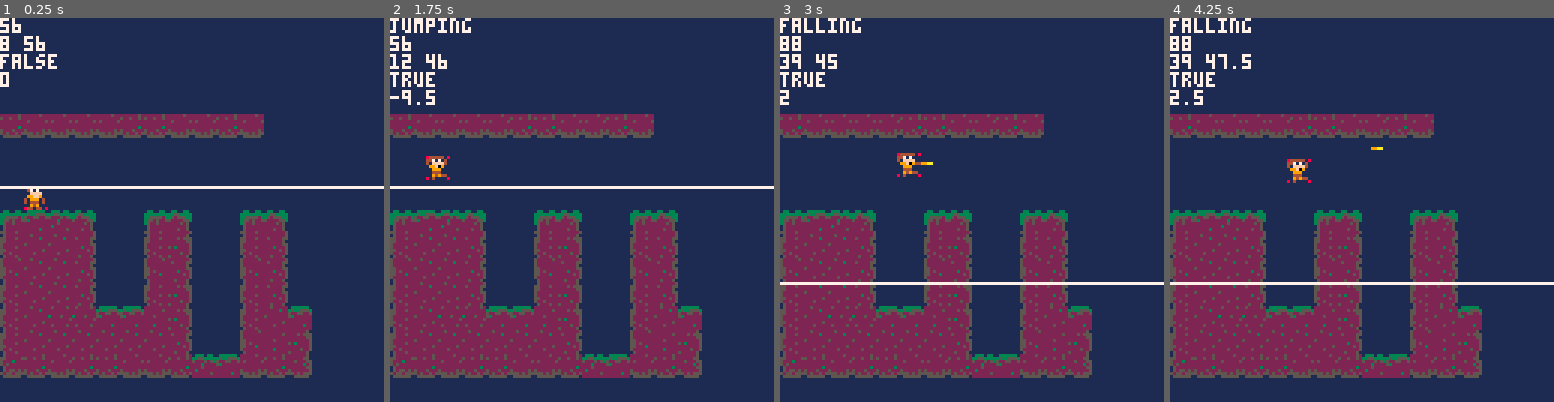
Above: before the commit, frames 1-4 (left to right).
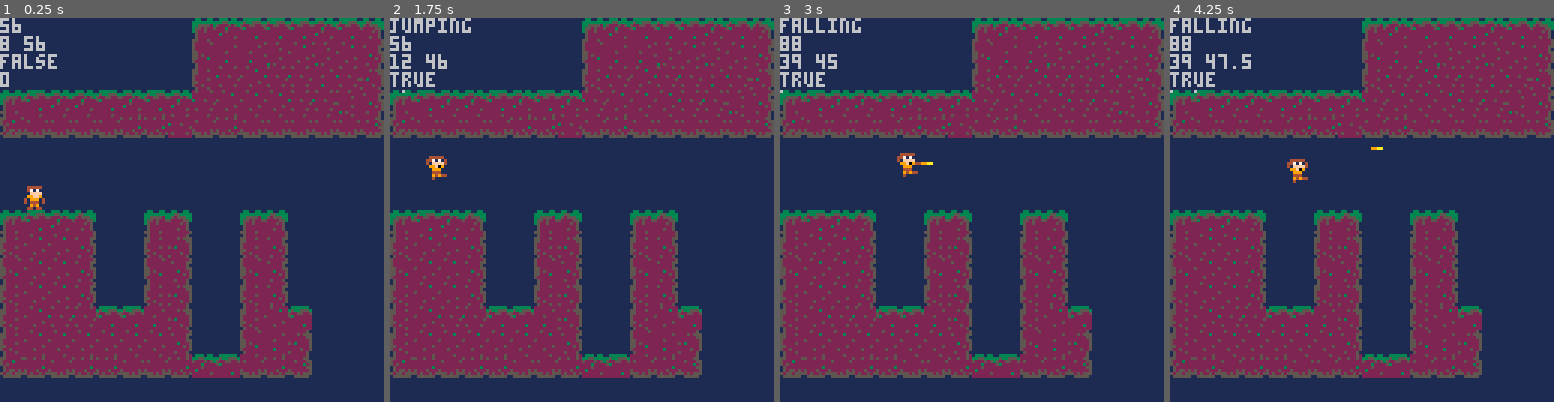
Above: after the commit, the same moments.

Repository: RicoP/picowiese
Game: PICO-8 cartridge mmm.p8
Same seed, same stepped clock (60 frames per second), same inputs: the game is played once before the commit and once after it.
Inputs:
- Up to frame 1 (0.25 s): no input
- Up to frame 2 (1.75 s): tap X (X key) at 0.33, 1.07 s; tap O (Z key) at 0.7, 1.7 s; hold Right from 1.6 s (still down)
- Up to frame 3 (3 s): tap X (X key) at 1.85, 2.97 s; release Right at 2.1 s; tap O (Z key) at 2.1, 2.5, 2.9 s; hold Up 2.15-2.42 s; hold Right from 2.47 s (still down)
- Up to frame 4 (4.25 s): release Right at 3.03 s; hold Left 3.08-3.58 s; tap O (Z key) at 3.3, 3.7, 4.1 s; hold Down 3.63-3.97 s; hold Right from 4.02 s (still down); tap X (X key) at 4.08 s

The runs differ from the first frame. In frame 1, 19% of the frame differs, in the area x 0-100%, y 0-50%; in frame 2, 19%; in frame 3, 19%; in frame 4, 19%, in the area x 0-100%, y 0-70%.

Commit message:
Mon Jun 17 22:24:51 CEST 2019

Diff:
--- a/mmm.p8
+++ b/mmm.p8
@@ -100,7 +100,12 @@
   spr(tile_melon, melon.x, melon.y, 1, 1, melon.direction == -1)
  end
 
- line(0, p.groundlevel, 128, p.groundlevel, 7)
+ --debug
+ --line(0, p.groundlevel, 128, p.groundlevel, 7)
+ --pset(p.x, p.y, 8)
+ --pset(p.x+7, p.y, 8)
+ --pset(p.x, p.y+7, 8)
+ --pset(p.x+7, p.y+7, 8)
 
  g_frame = g_frame + 1
 end
@@ -267,12 +272,6 @@
 
  palt(0, true)
  pal()
-
- --debug
- pset(p.x, p.y, 8)
- pset(p.x+7, p.y, 8)
- pset(p.x, p.y+7, 8)
- pset(p.x+7, p.y+7, 8)
 end
 
 
@@ -313,11 +312,11 @@
 0000000000010101010000000000000000000000000101010100000000000000000000000001010101000000000000000000000000010101010000000000000000000000000000000000000000000000000000000000000000000000000000000000000000000000000000000000000000000000000000000000000000000000
 0000000000000000000000000000000000000000000000000000000000000000000000000000000000000000000000000000000000000000000000000000000000000000000000000000000000000000000000000000000000000000000000000000000000000000000000000000000000000000000000000000000000000000
 __map__
-0000000000000000000000000000000000000000000000000000000000000000000000000000000000000000000000000000000000000000000000000000000000000000000000000000000000000000000000000000000000000000000000000000000000000000000000000000000000000000000000000000000000000000
-0000000000000000000000000000000000000000000000000000000000000000000000000000000000000000000000000000000000000000000000000000000000000000000000000000000000000000000000000000000000000000000000000000000000000000000000000000000000000000000000000000000000000000
-0000000000000000000000000000000000000000000000000000000000000000000000000000000000000000000000000000000000000000000000000000000000000000000000000000000000000000000000000000000000000000000000000000000000000000000000000000000000000000000000000000000000000000
-0000000000000000000000000000000000000000000000000000000000000000000000000000000000000000000000000000000000000000000000000000000000000000000000000000000000000000000000000000000000000000000000000000000000000000000000000000000000000000000000000000000000000000
-3637373737363637373637000000000000000000000000000000000000000000000000000000000000000000000000000000000000000000000000000000000000000000000000000000000000000000000000000000000000000000000000000000000000000000000000000000000000000000000000000000000000000000
+0000000000000000050607070706070800000000000000000000000000000000000000000000000000000000000000000000000000000000000000000000000000000000000000000000000000000000000000000000000000000000000000000000000000000000000000000000000000000000000000000000000000000000
+0000000000000000152727171617161800000000000000000000000000000000000000000000000000000000000000000000000000000000000000000000000000000000000000000000000000000000000000000000000000000000000000000000000000000000000000000000000000000000000000000000000000000000
+0000000000000000252616262627262800000000000000000000000000000000000000000000000000000000000000000000000000000000000000000000000000000000000000000000000000000000000000000000000000000000000000000000000000000000000000000000000000000000000000000000000000000000
+0507060607060706261616162626171800000000000000000000000000000000000000000000000000000000000000000000000000000000000000000000000000000000000000000000000000000000000000000000000000000000000000000000000000000000000000000000000000000000000000000000000000000000
+3537373737363626373637373737373800000000000000000000000000000000000000000000000000000000000000000000000000000000000000000000000000000000000000000000000000000000000000000000000000000000000000000000000000000000000000000000000000000000000000000000000000000000
 0000000000000000000000000000000000000000000000000000000000000000000000000000000000000000000000000000000000000000000000000000000000000000000000000000000000000000000000000000000000000000000000000000000000000000000000000000000000000000000000000000000000000000
 0000000000000000000000000000000000000000000000000000000000000000000000000000000000000000000000000000000000000000000000000000000000000000000000000000000000000000000000000000000000000000000000000000000000000000000000000000000000000000000000000000000000000000
 0001000000000000000000000000000000000000000000000000000000000000000000000000000000000000000000000000000000000000000000000000000000000000000000000000000000000000000000000000000000000000000000000000000000000000000000000000000000000000000000000000000000000000
